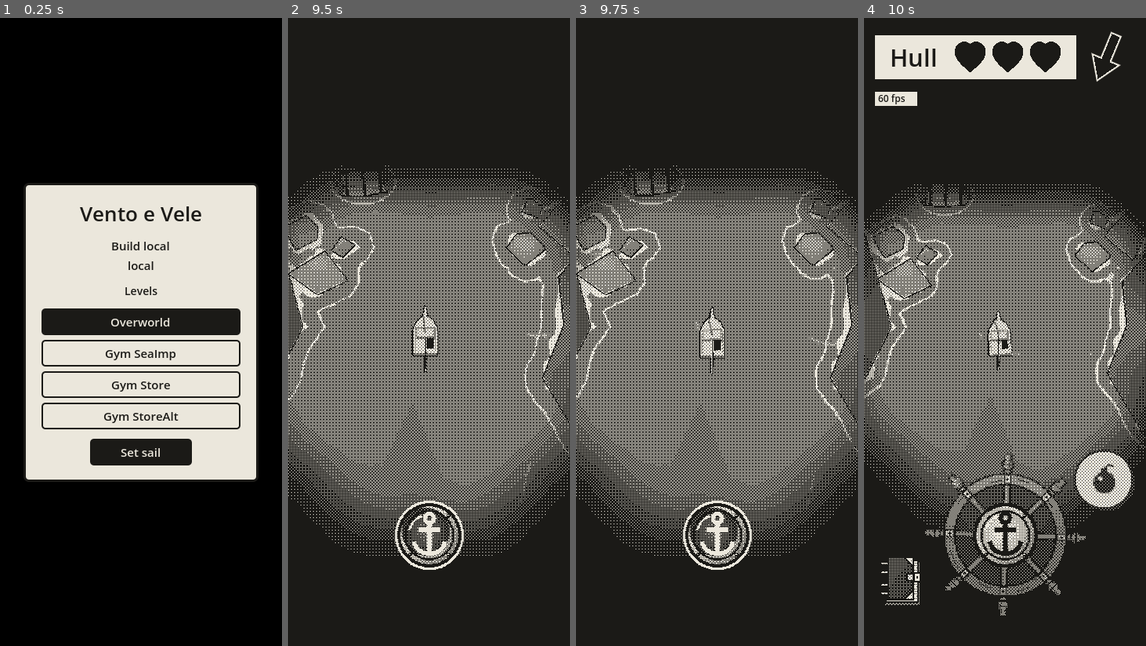
Above: before the commit, frames 1-4 (left to right).
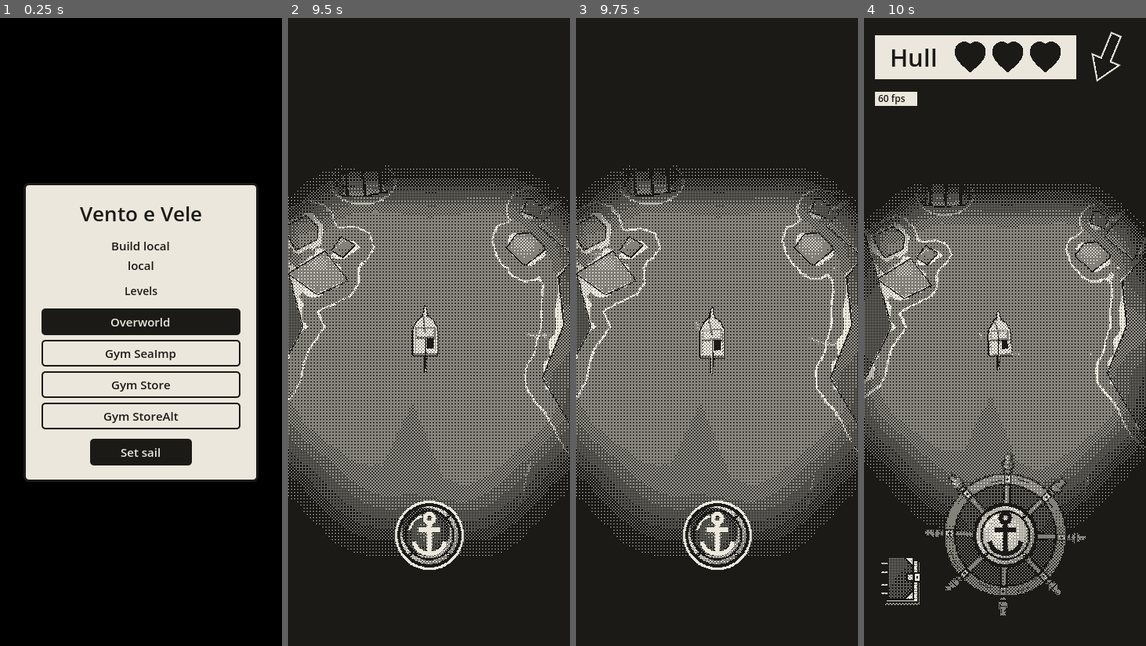
Above: after the commit, the same moments.

Repository: EnricoLabarile/Sail
Game: Godot game, scene res://Assets/Scenes/Overworld.tscn
Two runs of this game, one before a commit and one after it. Both use one fixed random seed, a clock stepped at 60 frames per second and the inputs below.
Inputs (mouse positions are in pixels of both pictures, inside the frame that each line leads up to):
- Up to frame 1 (0.25 s): no input
- Up to frame 2 (9.5 s): click "Overworld" at 0.5 s; click "Gym SeaImp" at 1.25 s; click "Overworld" at 2 s; click "Gym Store" at 2.75 s; click "Overworld" at 3.5 s; click "Gym StoreAlt" at 4.25 s; click "Overworld" at 5 s; click "Set sail" at 5.75 s; tap Enter (ui_accept) at 6.5, 6.77 s; move the mouse to (491, 300) at 6.52 s; hold Right (ui_right) 6.53-7.25 s; click (491, 300) at 6.67 s; drag from (372, 363) to (414, 457) at 7.27 s; move the mouse to (457, 193) at 8.02 s; hold Right (ui_right) 8.03-8.75 s; drag from (414, 457) to (344, 237) at 8.77 s
- Up to frame 3 (9.75 s): move the mouse to (801, 426) at 9.52 s; hold Left (ui_left) from 9.53 s (still down)
- Up to frame 4 (10 s): keep holding Left (ui_left); tap Enter (ui_accept) at 9.77 s

Frames 1-3 are identical in both runs. In frame 4, 0.9% of the frame differs, in the area x 74-96%, y 68-79%.

Commit message:
No bombs at the start; the bomb button hides with 0 bombs aboard
Co-Authored-By: Claude Opus 5.5 <noreply@anthropic.com>
Claude-Session: https://claude.ai/code/session_0154zeqDuhZHz7ZXLE21BuMs

Diff:
--- a/Assets/Inventory/inventory.gd
+++ b/Assets/Inventory/inventory.gd
@@ -26,13 +26,13 @@
 const SLOTS := 9   # how many slots the hold has
 const ITEMS_FOLDER := "res://Assets/Inventory/items"   # one ItemData .tres per kind of item
 
-## What she sets out with (Enrico: 9 bombs and 9 traps, to try them).
-const START_ITEMS := {"bomb": 9, "trap": 9}
+## What she sets out with (Enrico: no bombs, she finds them; 9 traps, to try them).
+const START_ITEMS := {"trap": 9}
 const START_COINS := 10             # coins in the purse at the start (10 for now, Enrico: to try the floating shop)
 
 var catalogue := {}                 # every kind of item: its name → its ItemData (read from ITEMS_FOLDER)
 var items: Array[String] = []   # what's aboard, one entry per thing, in the order it came in
-var equipped := "bomb"              # the item equipped now ("" = nothing)
+var equipped := ""                  # the item equipped now ("" = nothing)
 var coins := START_COINS            # the purse
 
 
--- a/Assets/UI/bomb_button/bomb_button.gd
+++ b/Assets/UI/bomb_button/bomb_button.gd
@@ -26,12 +26,14 @@
 	if Engine.is_editor_hint():
 		return
 	Inventory.equipped_changed.connect(_update_shown)
+	Inventory.changed.connect(_update_shown)          # bombs coming aboard or going out
 	_update_shown()
 
 
-## Shown only while a bomb is equipped.
+## Shown only while a bomb is equipped AND there's at least one aboard (Enrico: with 0 bombs it's hidden and does
+## nothing; a hidden Control gets no taps, so hiding it also switches it off).
 func _update_shown() -> void:
-	visible = Inventory.equipped == "bomb"
+	visible = Inventory.equipped == "bomb" and Inventory.count("bomb") > 0
 
 
 func _gui_input(event: InputEvent) -> void:
Not shown, changed: CLAUDE.md
